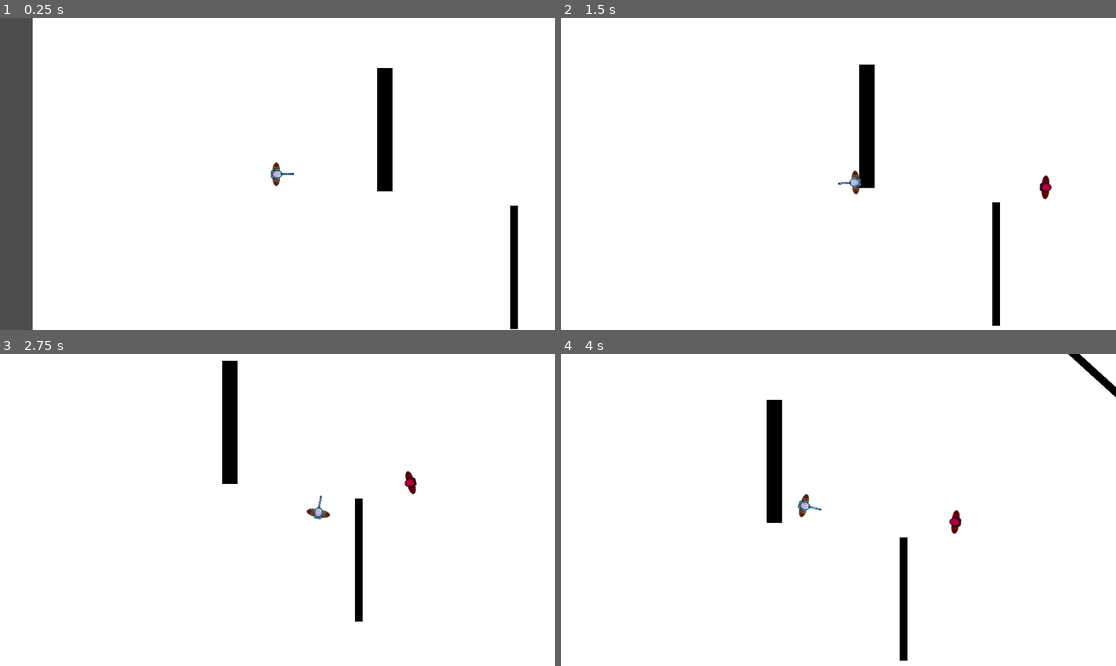
Above: before the commit, frames 1-4 (two rows, left to right).
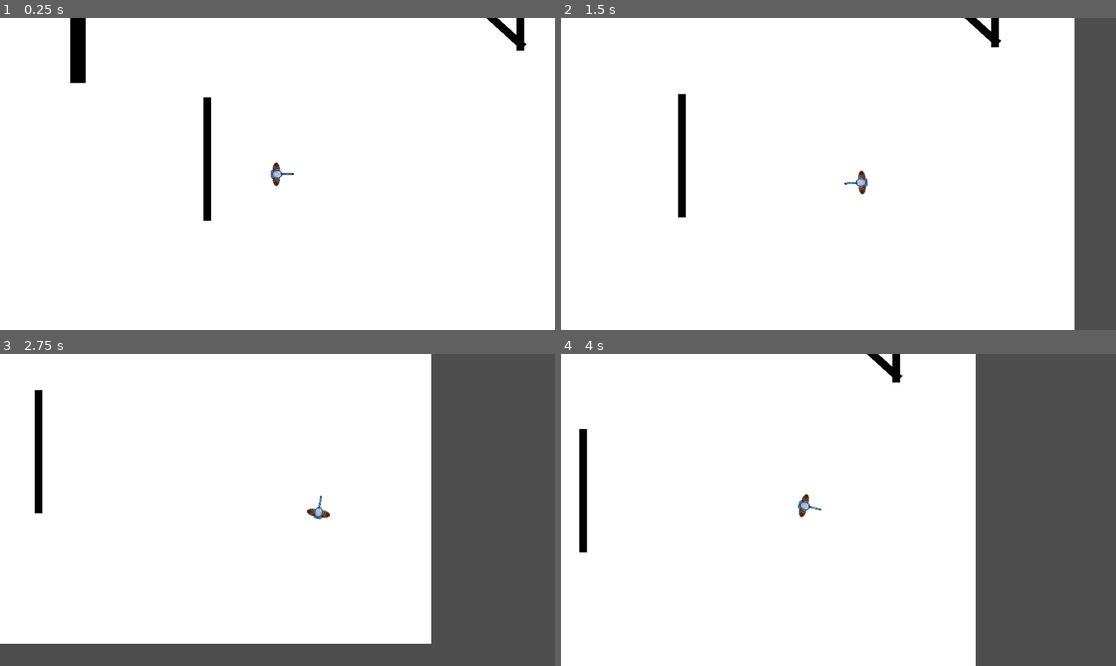
Above: after the commit, the same moments.

Repository: LurkenW/heistrouglite
Game: Godot game, scene res://scenes/bankTemp.tscn
Same seed, same stepped clock (60 frames per second), same inputs: the game is played once before the commit and once after it. The engine's default icon, where the game draws it, is replaced by a stand-in: a white triangle on a blue panel in a dark square.
Inputs (mouse positions are in pixels of both pictures, inside the frame that each line leads up to):
- Up to frame 1 (0.25 s): no input
- Up to frame 2 (1.5 s): tap Enter at 0.5 s; move the mouse to (960, 158) at 0.52 s; hold D (move_right) 0.53-1.28 s; hold Shift (player_sprint_shift) 0.53-1.28 s; click (960, 158) at 0.67 s; move the mouse to (727, 189) at 1.27 s; hold S (move_down) from 1.28 s (still down); click (727, 189) at 1.35 s
- Up to frame 3 (2.75 s): move the mouse to (333, 441) at 2.02 s; release S (move_down) at 2.03 s; hold D (move_right) from 2.03 s (still down); hold Shift (player_sprint_shift) from 2.03 s (still down)
- Up to frame 4 (4 s): move the mouse to (810, 572) at 2.77 s; release D (move_right) at 2.78 s; release Shift (player_sprint_shift) at 2.78 s; hold W (move_up) 2.78-3.53 s; click (810, 572) at 2.85 s; move the mouse to (1005, 556) at 3.52 s; hold A (move_left) from 3.53 s (still down); hold Shift (player_sprint_shift) from 3.53 s (still down)

The runs differ from the first frame. In frame 1, 9.1% of the frame differs, in the area x 0-95%, y 0-100%; in frame 2, 10%; in frame 3, 30%, in the area x 0-100%, y 0-100%; in frame 4, 28%.

Commit message:
I am a god
Pathfinding is now used for the movement of the enemy. Much better

Diff:
--- a/heist_game/scenes/bankTemp.tscn
+++ b/heist_game/scenes/bankTemp.tscn
@@ -1,7 +1,12 @@
-[gd_scene load_steps=5 format=3 uid="uid://blbrwqf0iwj61"]
+[gd_scene load_steps=6 format=3 uid="uid://blbrwqf0iwj61"]
 
 [ext_resource type="PackedScene" uid="uid://b12l6a0an7xdp" path="res://scenes/player_char.tscn" id="1_pmx1x"]
 [ext_resource type="PackedScene" uid="uid://dr7ds5ea5aqr" path="res://scenes/enemy.tscn" id="2_34ac4"]
+
+[sub_resource type="NavigationPolygon" id="NavigationPolygon_elk2p"]
+vertices = PackedVector2Array(247.813, 19.9688, 211.703, 19.9688, -14.1875, 10, -14.1875, -265.727, 408.359, -486.219, 866.703, -73.2109, 866.703, -56.9297, 1036.04, -756.141, 1043.98, 543.398, 911.719, -81.1484, 247.813, 295.703, -764.906, 544.391, 211.703, 295.703, 866.703, -332.648, 866.703, -121.719, 432.727, -512.789, 902.82, -71.4531, 902.82, -56.9297, 902.82, -89.1719, 902.82, -332.648, -66.4297, 10, -764.906, -751.203, -66.4297, -265.727)
+polygons = Array[PackedInt32Array]([PackedInt32Array(0, 1, 2, 3, 4, 5, 6), PackedInt32Array(7, 8, 9), PackedInt32Array(10, 8, 11, 12), PackedInt32Array(13, 14, 15), PackedInt32Array(16, 9, 8, 17), PackedInt32Array(7, 9, 18, 19), PackedInt32Array(6, 17, 8, 10, 0), PackedInt32Array(2, 1, 12, 11, 20), PackedInt32Array(20, 11, 21, 22), PackedInt32Array(7, 19, 13, 15), PackedInt32Array(21, 7, 15), PackedInt32Array(22, 21, 15, 4, 3)])
+outlines = Array[PackedVector2Array]([PackedVector2Array(-774.917, -761.178, -774.917, 554.401, 1054.05, 553.402, 1045.99, -766.172)])
 
 [sub_resource type="RectangleShape2D" id="RectangleShape2D_2nibo"]
 size = Vector2(16, 256)
@@ -26,13 +31,18 @@
 offset_right = 40.0
 offset_bottom = 40.0
 
-[node name="StaticBody2D" type="StaticBody2D" parent="map/walls"]
-position = Vector2(228, 158)
+[node name="NavigationRegion2D" type="NavigationRegion2D" parent="map"]
+scale = Vector2(0.992364, 1.00108)
+navigation_polygon = SubResource("NavigationPolygon_elk2p")
 
-[node name="CollisionShape2D" type="CollisionShape2D" parent="map/walls/StaticBody2D"]
+[node name="StaticBody2D" type="StaticBody2D" parent="map/NavigationRegion2D"]
+position = Vector2(229.754, 157.83)
+scale = Vector2(1.00769, 0.998921)
+
+[node name="CollisionShape2D" type="CollisionShape2D" parent="map/NavigationRegion2D/StaticBody2D"]
 shape = SubResource("RectangleShape2D_2nibo")
 
-[node name="ColorRect" type="ColorRect" parent="map/walls/StaticBody2D"]
+[node name="ColorRect" type="ColorRect" parent="map/NavigationRegion2D/StaticBody2D"]
 offset_left = -8.0
 offset_top = -128.0
 offset_right = 8.0
@@ -41,27 +51,29 @@
 color = Color(0, 0, 0, 1)
 metadata/_edit_use_anchors_ = true
 
-[node name="StaticBody2D2" type="StaticBody2D" parent="map/walls"]
-position = Vector2(-56, -256)
+[node name="StaticBody2D2" type="StaticBody2D" parent="map/NavigationRegion2D"]
+position = Vector2(-56.4309, -255.724)
+scale = Vector2(1.00769, 0.998921)
 
-[node name="ColorRect" type="ColorRect" parent="map/walls/StaticBody2D2"]
+[node name="ColorRect" type="ColorRect" parent="map/NavigationRegion2D/StaticBody2D2"]
 offset_right = 32.0
 offset_bottom = 256.0
 color = Color(0, 0, 0, 1)
 
-[node name="CollisionShape2D" type="CollisionShape2D" parent="map/walls/StaticBody2D2"]
+[node name="CollisionShape2D" type="CollisionShape2D" parent="map/NavigationRegion2D/StaticBody2D2"]
 position = Vector2(16, 128)
 shape = SubResource("RectangleShape2D_mku13")
 
-[node name="StaticBody2D3" type="StaticBody2D" parent="map/walls"]
-position = Vector2(655, -284)
-rotation = -0.833009
-scale = Vector2(1, 2.43144)
+[node name="StaticBody2D3" type="StaticBody2D" parent="map/NavigationRegion2D"]
+position = Vector2(660.04, -283.694)
+rotation = -0.828655
+scale = Vector2(1.0029, 2.44052)
+skew = -0.00870502
 
-[node name="CollisionShape2D" type="CollisionShape2D" parent="map/walls/StaticBody2D3"]
+[node name="CollisionShape2D" type="CollisionShape2D" parent="map/NavigationRegion2D/StaticBody2D3"]
 shape = SubResource("RectangleShape2D_2nibo")
 
-[node name="ColorRect" type="ColorRect" parent="map/walls/StaticBody2D3"]
+[node name="ColorRect" type="ColorRect" parent="map/NavigationRegion2D/StaticBody2D3"]
 offset_left = -8.0
 offset_top = -128.0
 offset_right = 8.0
@@ -70,13 +82,14 @@
 color = Color(0, 0, 0, 1)
 metadata/_edit_use_anchors_ = true
 
-[node name="StaticBody2D4" type="StaticBody2D" parent="map/walls"]
-position = Vector2(878, -195)
+[node name="StaticBody2D4" type="StaticBody2D" parent="map/NavigationRegion2D"]
+position = Vector2(884.756, -194.79)
+scale = Vector2(1.00769, 0.998921)
 
-[node name="CollisionShape2D" type="CollisionShape2D" parent="map/walls/StaticBody2D4"]
+[node name="CollisionShape2D" type="CollisionShape2D" parent="map/NavigationRegion2D/StaticBody2D4"]
 shape = SubResource("RectangleShape2D_2nibo")
 
-[node name="ColorRect" type="ColorRect" parent="map/walls/StaticBody2D4"]
+[node name="ColorRect" type="ColorRect" parent="map/NavigationRegion2D/StaticBody2D4"]
 offset_left = -8.0
 offset_top = -128.0
 offset_right = 8.0
@@ -85,9 +98,8 @@
 color = Color(0, 0, 0, 1)
 metadata/_edit_use_anchors_ = true
 
-[node name="CharacterBody2D" parent="." instance=ExtResource("1_pmx1x")]
-position = Vector2(-263, -36)
+[node name="Player" parent="." instance=ExtResource("1_pmx1x")]
+position = Vector2(374, 189)
 
 [node name="guardEnemy" parent="." instance=ExtResource("2_34ac4")]
-position = Vector2(333, -2)
-rotation = 0.0409062
+position = Vector2(107, -299)
--- a/heist_game/scenes/enemy.tscn
+++ b/heist_game/scenes/enemy.tscn
@@ -4,8 +4,8 @@
 [ext_resource type="Texture2D" uid="uid://cnfvelbvnj5xw" path="res://recources/tempChar.png" id="2_h2m7y"]
 
 [sub_resource type="CapsuleShape2D" id="CapsuleShape2D_jqj4v"]
-radius = 7.0
-height = 39.0
+radius = 9.0
+height = 18.0
 
 [sub_resource type="CircleShape2D" id="CircleShape2D_sgenf"]
 
@@ -37,6 +37,7 @@
 shape = SubResource("CircleShape2D_3i5kr")
 
 [node name="NavigationAgent2D" type="NavigationAgent2D" parent="."]
+path_max_distance = 200.0
 
 [connection signal="body_entered" from="Sight" to="." method="_on_sight_body_entered"]
 [connection signal="body_exited" from="Sight" to="." method="_on_sight_body_exited"]
--- /dev/null
+++ b/heist_game/scenes/testing_navigaton.tscn
@@ -0,0 +1,20 @@
+[gd_scene load_steps=4 format=3 uid="uid://beys1smsdxtry"]
+
+[ext_resource type="Texture2D" uid="uid://cnfvelbvnj5xw" path="res://recources/tempChar.png" id="1_4xf7r"]
+[ext_resource type="Script" path="res://scripts/testing_navigaton.gd" id="1_a5tdm"]
+
+[sub_resource type="CapsuleShape2D" id="CapsuleShape2D_4542g"]
+radius = 8.0
+height = 54.0
+
+[node name="TestingNavigaton" type="CharacterBody2D"]
+script = ExtResource("1_a5tdm")
+
+[node name="Sprite2D" type="Sprite2D" parent="."]
+modulate = Color(0.392084, 1, 0.870181, 1)
+texture = ExtResource("1_4xf7r")
+
+[node name="CollisionShape2D" type="CollisionShape2D" parent="."]
+shape = SubResource("CapsuleShape2D_4542g")
+
+[node name="NavigationAgent2D" type="NavigationAgent2D" parent="."]
--- a/heist_game/scripts/enemy.gd
+++ b/heist_game/scripts/enemy.gd
@@ -1,6 +1,6 @@
 extends CharacterBody2D
 
-@onready var target_player = get_node("/root/root/CharacterBody2D")
+@onready var navigation_agent: NavigationAgent2D = $NavigationAgent2D
 
 var speed = 100.0
 var health = 100
@@ -8,6 +8,7 @@
 var movement_timer: Timer
 var alert_timer: Timer
 
+var target_player
 var target_position
 
 var alerted: bool
@@ -16,12 +17,6 @@
 var player_in_sight
 
 func _ready():
-	movement_timer = Timer.new()
-	add_child(movement_timer)
-	movement_timer.wait_time = movement_delay
-	movement_timer.timeout.connect(_on_movement_timer_timeout)
-	movement_timer.name = "MovementTimer"
-
 	alert_timer = Timer.new()
 	add_child(alert_timer)
 	alert_timer.wait_time = 3.0
@@ -29,65 +24,43 @@
 	alert_timer.one_shot = true
 	alert_timer.name = "AlertTimer"
 
+	navigation_agent.path_desired_distance = 4.0
+	navigation_agent.target_desired_distance = 4.0
+
+	target_player = get_node("/root/root/Player")
+
+	actor_setup.call_deferred()
+
+func actor_setup():
+	await get_tree().physics_frame
+
 func _physics_process(_delta: float) -> void:
-	if (self.global_position.distance_to(target_player.global_position) < 100):
-		speed = 50
-	else:
-		speed = 100
 	if player_in_range == true:
 		_sight_check()
-	move_and_slide()
-	if target_position:
-		look_at(target_position)
-		if (self.global_position.distance_to(target_position) < 20 && player_in_sight == false):
-			velocity = Vector2(0,0)
-			movement_timer.stop()
 
-func _on_movement_timer_timeout():
-	movement_timer.wait_time = movement_delay
-	make_movement_decision()
+	target_position = target_player.global_position
 
-func make_movement_decision():
-	if (self.global_position.distance_to(target_position) < 110):
-		movement_delay = 0.1
-		_move_to_target()
-	else:
-		if (player_in_sight == false):
-			_move_to_target()
-		else:
-			var rng = randi_range(0,3)
-			match rng:
-				0:
-					movement_delay = 0.5
-					strafe_target()
-				_:
-					movement_delay = 0.8
-					_move_to_target()
+	if (alerted == true):
+		var current_agent_position: Vector2 = self.global_position
+		var next_path_position: Vector2 = navigation_agent.get_next_path_position()
+		set_movement_target(target_player)
 
-	#Moves directly towards target
-func _move_to_target():
-	var direction = global_position.direction_to(target_position)
-	velocity = direction * speed
+		if next_path_position:
+			look_at(next_path_position)
 
-	#Picks a random direction to strafe
-func strafe_target():
-	var direction = global_position.direction_to(target_position)
-	var rng = randi_range(0,1)
-	match rng:
-		0:
-			direction = direction.rotated(PI/4)
-		1:
-			direction = direction.rotated(-PI/4)
-	velocity = direction * speed
+		velocity = current_agent_position.direction_to(next_path_position) * speed
+		move_and_slide()
 
 func take_damage(dmg):
 	health -= dmg
-	if (health < 0):
+	if (health <= 0):
 		_killed()
 
 func _killed():
 	queue_free()
 
+func set_movement_target(target):
+	navigation_agent.target_position = target_position
 func _on_sight_body_entered(body):
 	if body == target_player:
 		player_in_range = true
@@ -96,10 +69,14 @@
 	if body == target_player:
 		player_in_range = false
 
+func _on_auto_detect_body_entered(body):
+	if body == target_player && player_in_sight == true:
+		alerted = true
+
 func _sight_check():
 	#Sets up a raycast that checks if the enemy has direct LOS to the player
 	var space_state = get_world_2d().direct_space_state
-	var query = PhysicsRayQueryParameters2D.create(global_position, target_player.global_position)
+	var query = PhysicsRayQueryParameters2D.create(self.global_position, target_player.global_position)
 	var sight_check_result = space_state.intersect_ray(query)
 
 	#If the cast succeeds, activate the alertness timer
@@ -108,24 +85,10 @@
 			if (player_in_sight == false):
 				alert_timer.start()
 			player_in_sight = true
-			target_position = target_player.global_position
 		else:
 			player_in_sight = false
 			_on_alert_timer_timeout() #Spit and scotch-tape ass way of doing it
 
-func alert_status() -> void:
-	if alerted == true:
-		movement_timer.start()
-
 func _on_alert_timer_timeout():
 	if player_in_sight == true:
 		alerted = true
-		alert_status()
-	else:
-		alerted = false
-		alert_status()
-
-func _on_auto_detect_body_entered(body):
-	if body == target_player && player_in_sight == true:
-		alerted = true
-		alert_status()
--- /dev/null
+++ b/heist_game/scripts/testing_navigaton.gd
@@ -0,0 +1,35 @@
+extends CharacterBody2D
+
+var movement_speed: float = 100.0
+var movement_target_position: Vector2 = Vector2(60.0,180.0)
+
+@onready var navigation_agent: NavigationAgent2D = $NavigationAgent2D
+
+func _ready():
+	# These values need to be adjusted for the actor's speed
+	# and the navigation layout.
+	navigation_agent.path_desired_distance = 4.0
+	navigation_agent.target_desired_distance = 4.0
+
+	# Make sure to not await during _ready.
+	actor_setup.call_deferred()
+
+func actor_setup():
+	# Wait for the first physics frame so the NavigationServer can sync.
+	await get_tree().physics_frame
+
+	# Now that the navigation map is no longer empty, set the movement target.
+	set_movement_target(movement_target_position)
+
+func set_movement_target(movement_target: Vector2):
+	navigation_agent.target_position = movement_target
+
+func _physics_process(delta):
+	if navigation_agent.is_navigation_finished():
+		return
+
+	var current_agent_position: Vector2 = global_position
+	var next_path_position: Vector2 = navigation_agent.get_next_path_position()
+
+	velocity = current_agent_position.direction_to(next_path_position) * movement_speed
+	move_and_slide()
